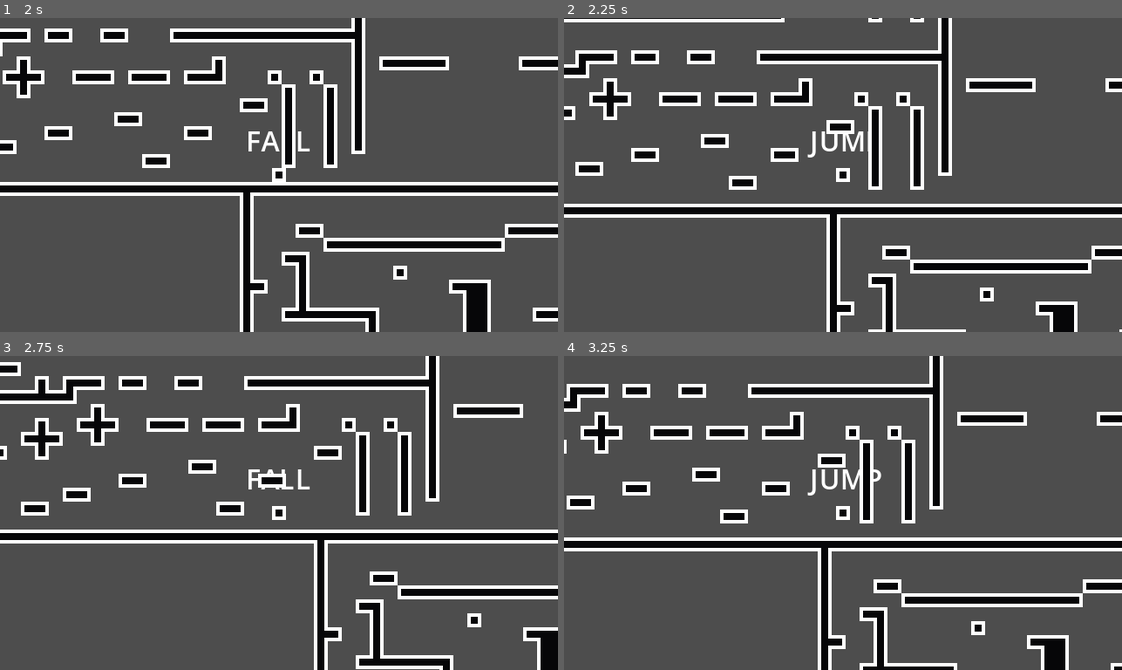
Above: before the commit, frames 1-4 (two rows, left to right).
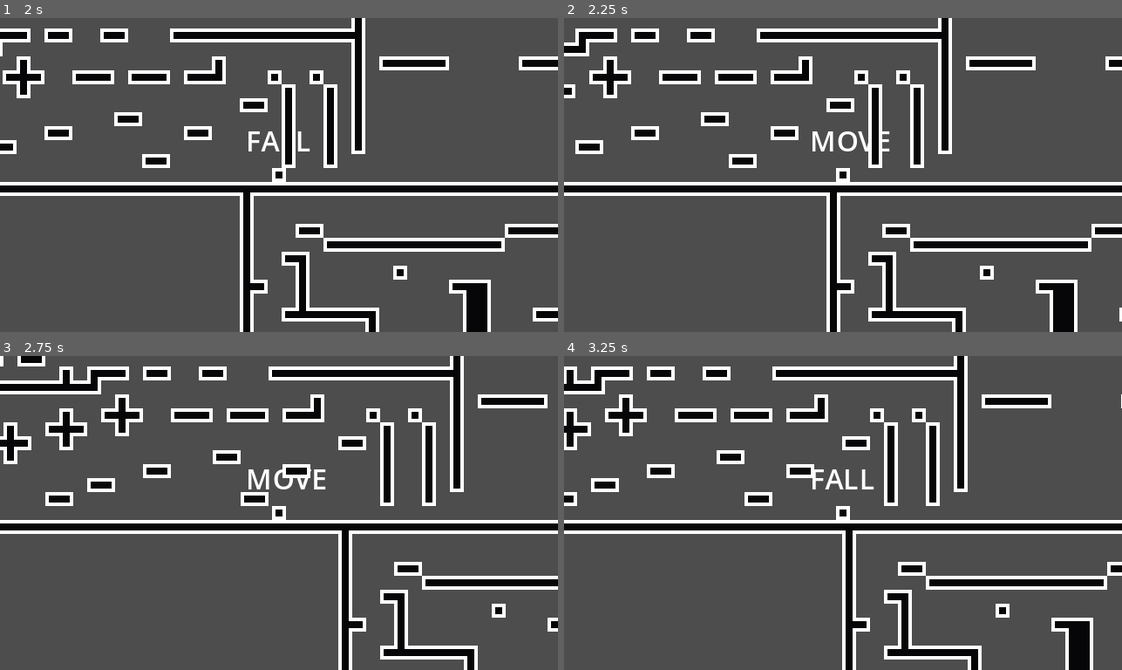
Above: after the commit, the same moments.

Repository: Nogal/NostalgicSquirrel
Game: Godot game, scene res://src/levels/test1/test_level_1.tscn
Two runs of this game, one before a commit and one after it. Both use one fixed random seed, a clock stepped at 60 frames per second and the inputs below.
Inputs:
- Up to frame 1 (2 s): hold Space (jump) 0.53-1.28 s; hold D (move_right) from 0.53 s (still down); tap Space (jump) at 1.35, 1.52, 1.82 s
- Up to frame 2 (2.25 s): release D (move_right) at 2.03 s; hold A (move_left) from 2.03 s (still down); hold Space (jump) from 2.03 s (still down)
- Up to frame 3 (2.75 s): keep holding A (move_left); keep holding Space (jump)
- Up to frame 4 (3.25 s): release A (move_left) at 2.78 s; release Space (jump) at 2.78 s; hold D (move_right) from 2.78 s (still down); tap Space (jump) at 2.85, 3.02 s

Frame 1 is identical in both runs. In frame 2, 29% of the frame differs, in the area x 0-100%, y 0-100%; in frame 3, 32%; in frame 4, 35%.

Commit message:
timers fixed

Diff:
--- a/src/player/states/fall.tscn
+++ b/src/player/states/fall.tscn
@@ -8,3 +8,6 @@
 [node name="CoyoteTime" type="Timer" parent="."]
 
 [node name="JumpBuffer" type="Timer" parent="."]
+
+[connection signal="timeout" from="CoyoteTime" to="." method="_on_coyote_time_timeout"]
+[connection signal="timeout" from="JumpBuffer" to="." method="_on_jump_buffer_timeout"]
